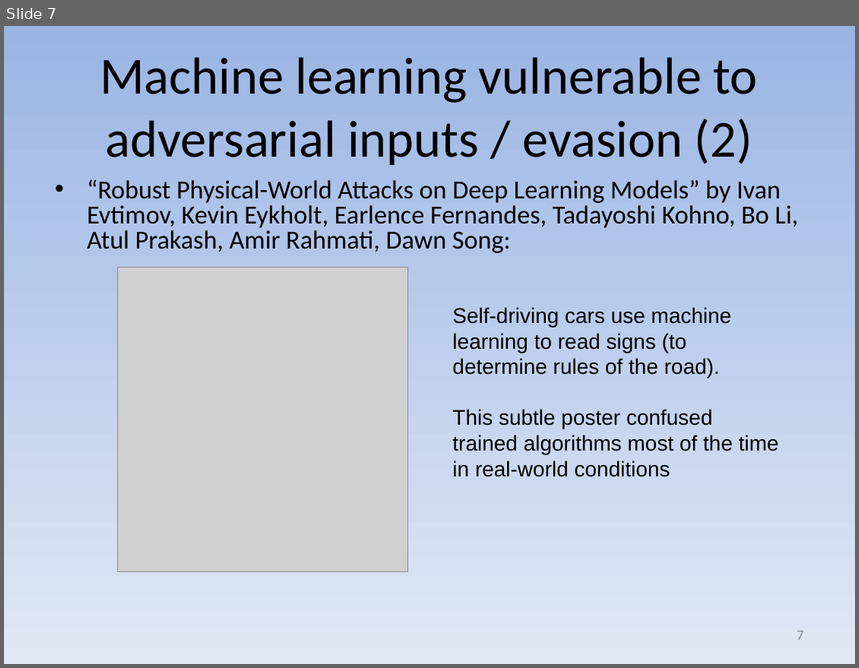
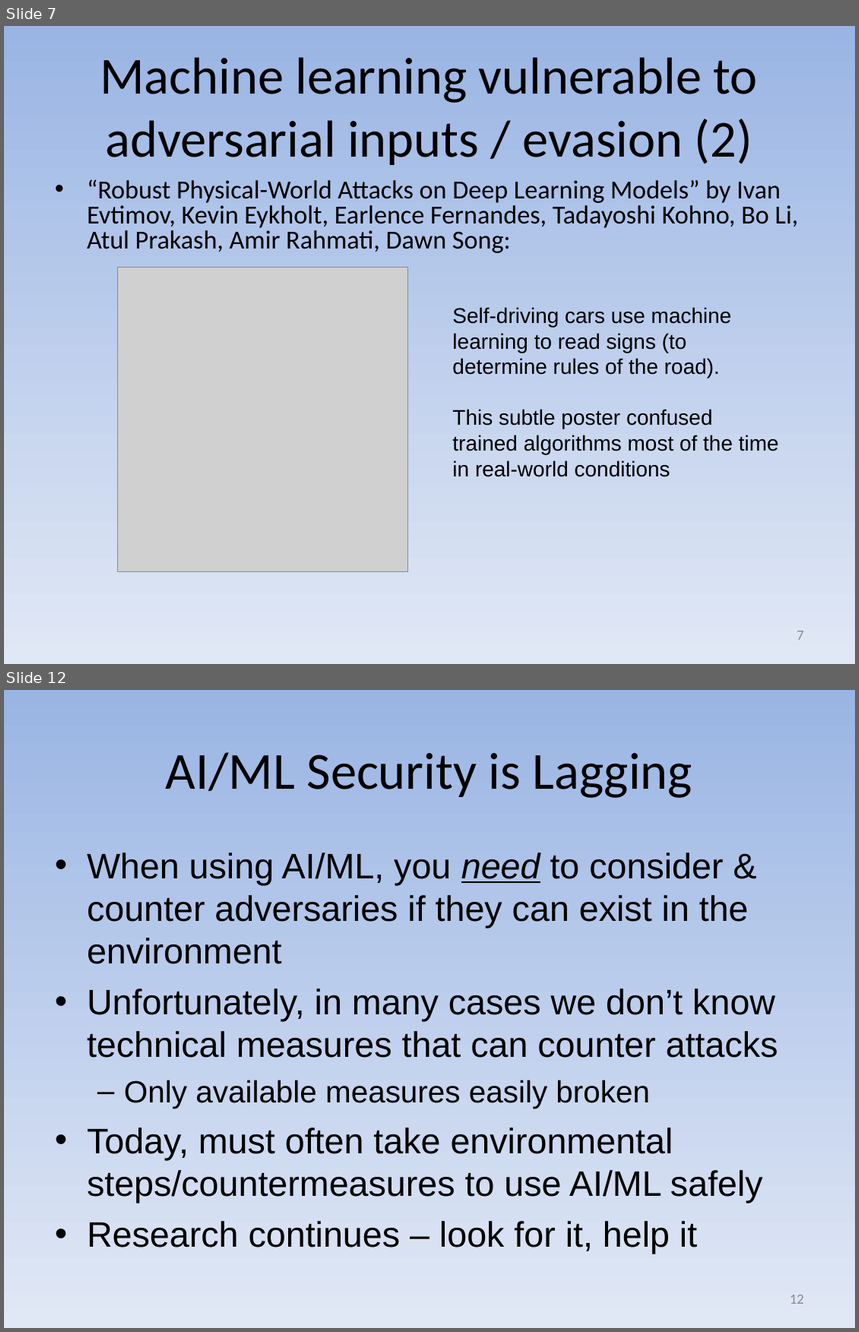
Before and after one commit to david-a-wheeler/david-a-wheeler.github.io, a slide deck: secure-class/presentations/Secure-Software-10-Misc.ppt. Shown one above the other, each under a label of ours: slide 7 before the commit, slides 7 and 12 after it; the slides between them are not shown. The pictures are 859x668 and 859x1332 pixels, drawn with LibreOffice and Linux fonts; fonts in the diff are those of the drawing; grey boxes stand for pictures. Boxes give left, top, right and bottom in pixels: in the first picture for what was removed or moved away, otherwise in the second. Text is boxed around its words. In the diff, an @@ line names an element or a change of style, - is before the commit and + after.

Commit message:
Update Security presentation - AI materials

```diff
--- a/secure-class/presentations/Secure-Software-10-Misc.ppt
+++ b/secure-class/presentations/Secure-Software-10-Misc.ppt
@@ slide 12 added at [4, 690, 855, 1328], background gradient #9AB5E4 to #E1E8F5 @@
@@ title added at [166, 752, 693, 798], 44 pt, text #000000 @@
+AI/ML Security is Lagging
@@ text added at [87, 853, 778, 1255], 30 pt, text #000000 @@
+• When using AI/ML, you need to consider & counter adversaries if they can exist in the environment
+• Unfortunately, in many cases we don’t know technical measures that can counter attacks
+  – Only available measures easily broken
+• Today, must often take environmental steps/countermeasures to use AI/ML safely
+• Research continues – look for it, help it
@@ page number added at [790, 1295, 804, 1304], 12 pt, text #898989 @@
+12
```
Also in this commit, not shown: 4 slides changed, 3 other slides added.
